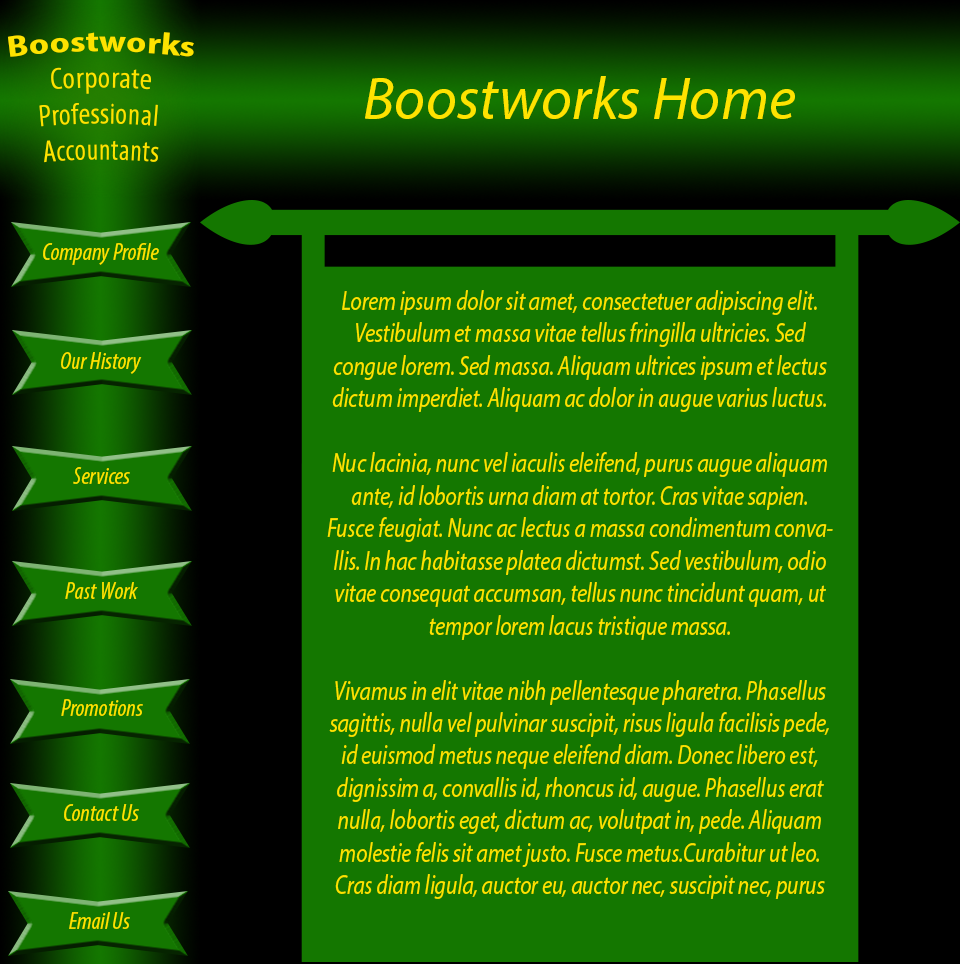
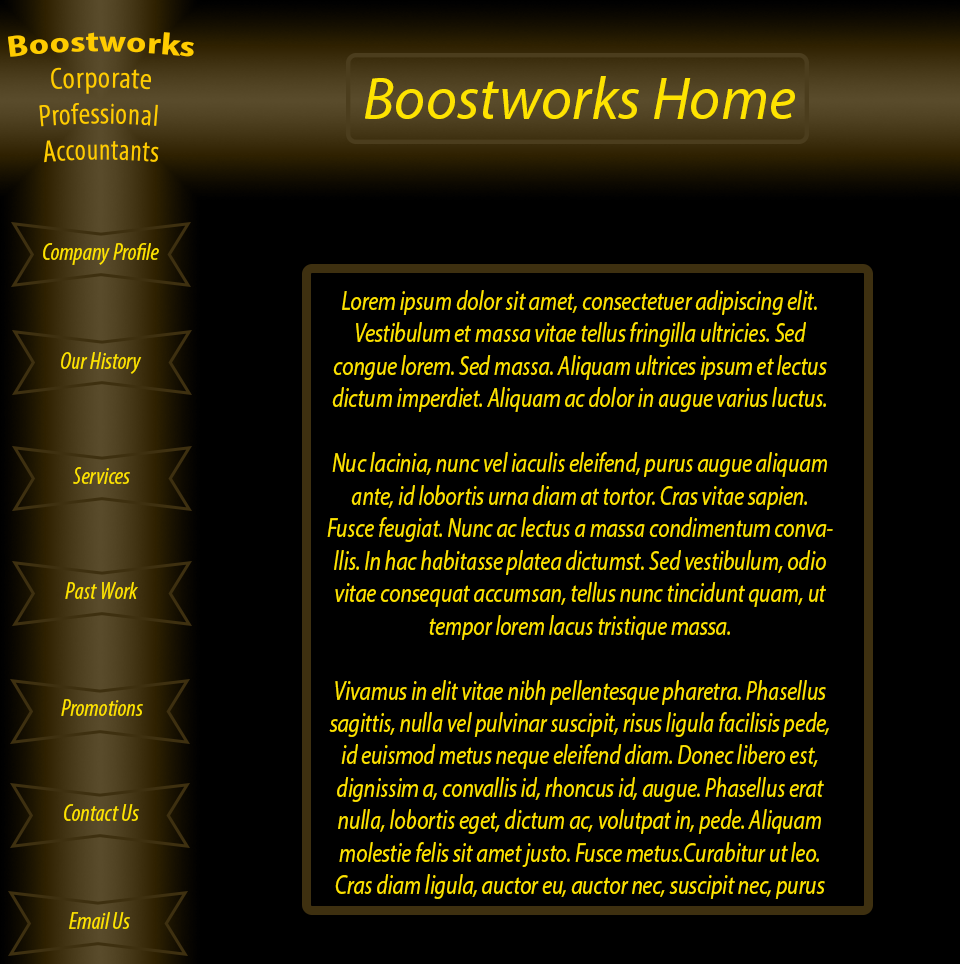
Layers edited between the first and the second 960 × 964 image:
added layer "Main Text Border" above "Boostworks Corporate Professional Accountants" over 302, 264, 873, 915
painted on "Boostworks Corporate Professional Accountants" over 7, 32, 194, 163
removed layer "Shape 2" over 200, 200, 960, 962
renamed "Shape 1 copy 6" to "Email Button", painted on it over 8, 891, 188, 956
renamed "Shape 1 copy 5" to "Contact Button", painted on it over 10, 783, 190, 848
renamed "Shape 1 copy 4" to "Promotions Button", painted on it over 10, 679, 190, 744
renamed "Shape 1 copy 3" to "Past Work Button", painted on it over 12, 561, 192, 626
renamed "Shape 1 copy 2" to "Services Button", painted on it over 12, 446, 192, 511
renamed "Shape 1 copy" to "History Button", painted on it over 12, 330, 192, 395
renamed "Shape 1" to "Profile Button", painted on it over 11, 222, 191, 287
added layer "Page Title Border" above "Background" over 346, 53, 809, 144
renamed "Layer 2" to "Left Gradient", blend exclusion → lighter color over 0, 0, 200, 964
